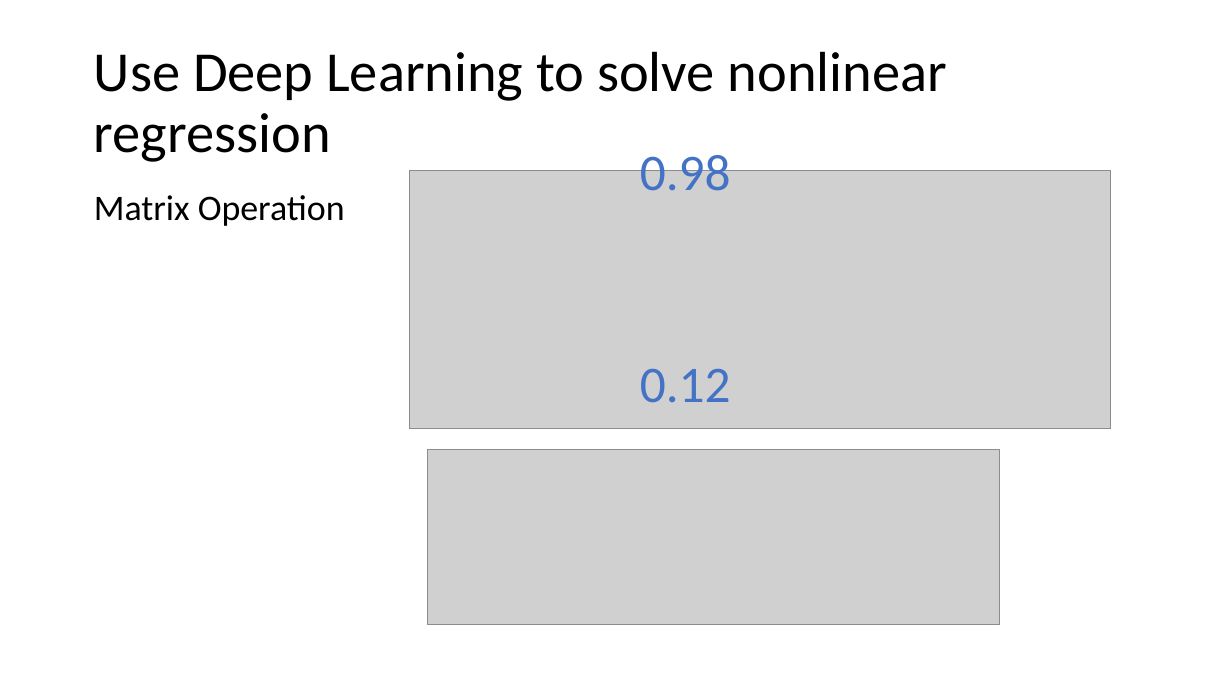
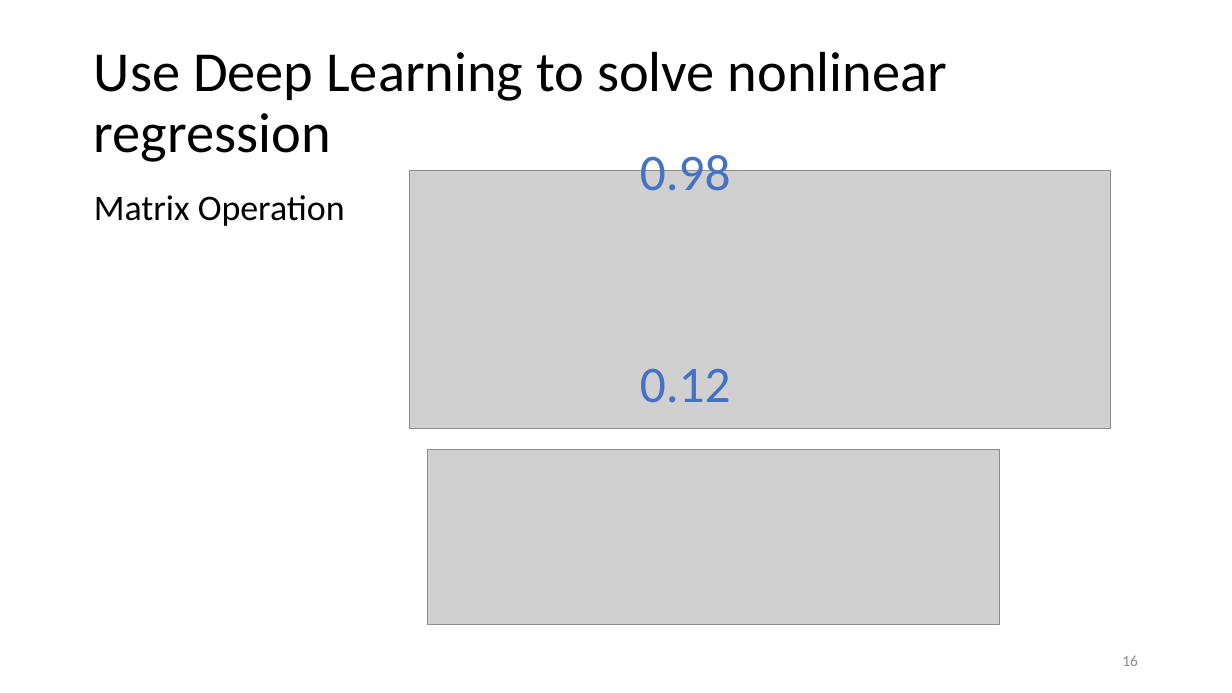
Before and after one commit to CaralBaby/Apply-Machine-Learning-in-Motion-Planning, a slide deck: slide 16 of Introduction to Machine Learning and the Applications in Motion Planning.pptx (slide 14 before the commit). Drawn at 1232x693 pixels with LibreOffice and Linux fonts; fonts in the diff are those of the drawing; grey boxes stand for pictures. Boxes give left, top, right and bottom in pixels: in the first picture for what was removed or moved away, otherwise in the second. Text is boxed around its words. In the diff, an @@ line names an element or a change of style, - is before the commit and + after.

```diff
--- a/Introduction to Machine Learning and the Applications in Motion Planning.pptx
+++ b/Introduction to Machine Learning and the Applications in Motion Planning.pptx
@@ page number added at [1122, 655, 1138, 666], 12 pt, text #8C8C8C @@
+16
```
Also in this commit, not shown: 18 other slides changed, 12 slides added.
